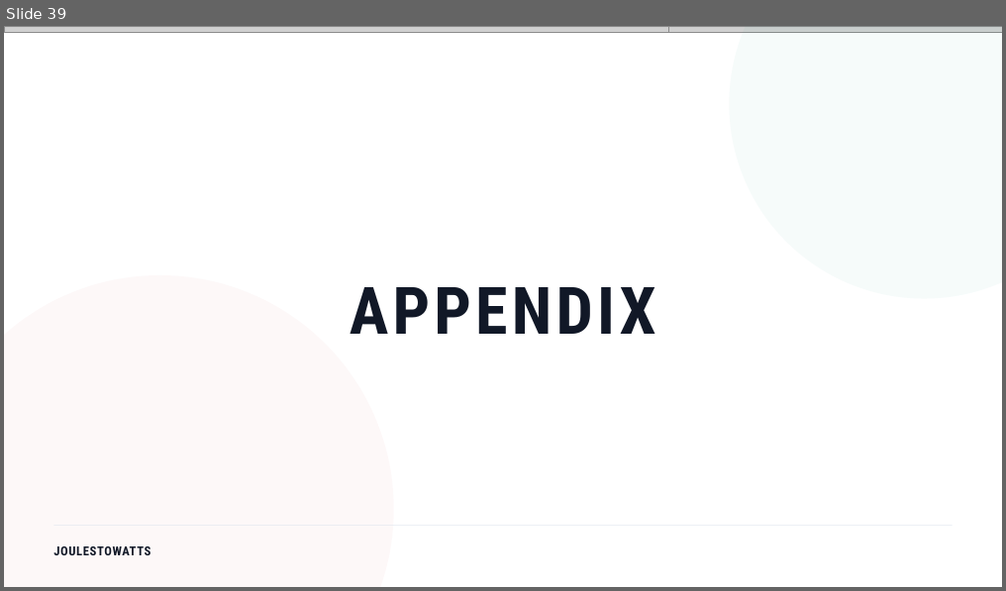
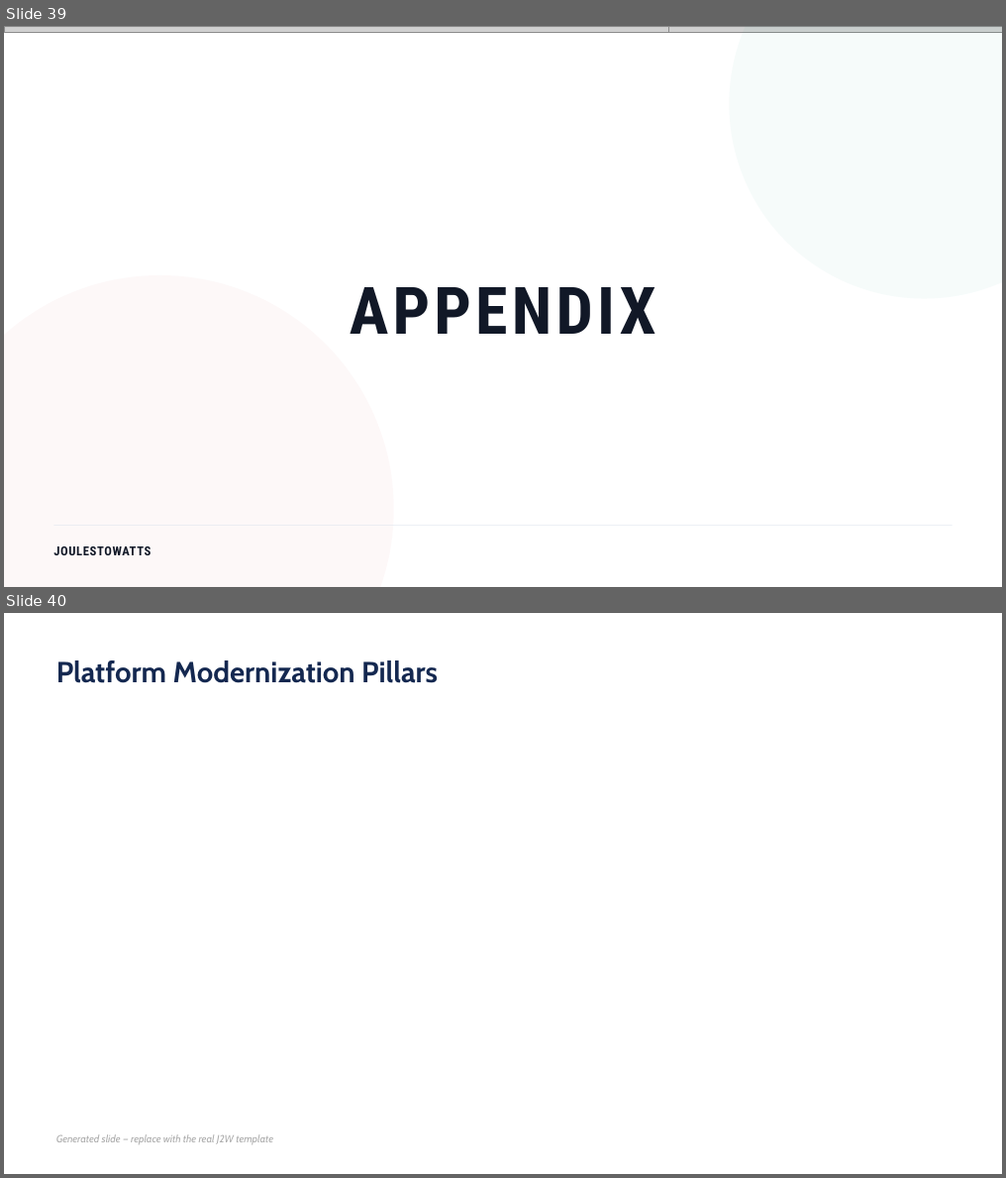
Before and after one commit to athu07/Deck-Engine, a slide deck: data/decks/WORKING_COPY_Master_Deck.pptx. Shown one above the other, each under a label of ours: slide 39 before the commit, slides 39 and 40 after it. The pictures are 1006x591 and 1006x1178 pixels, drawn with LibreOffice and Linux fonts; fonts in the diff are those of the drawing; grey boxes stand for pictures; background and template pictures are left out. Boxes give left, top, right and bottom in pixels: in the first picture for what was removed or moved away, otherwise in the second. Text is boxed around its words. In the diff, an @@ line names an element or a change of style, - is before the commit and + after.

```diff
--- a/data/decks/WORKING_COPY_Master_Deck.pptx
+++ b/data/decks/WORKING_COPY_Master_Deck.pptx
@@ slide 40 added at (x1=4, y1=613, x2=1002, y2=1174), background #FFFFFF @@
@@ text added at (x1=56, y1=661, x2=438, y2=683), 28 pt, text #142850, bold @@
+Platform Modernization Pillars
@@ text added at (x1=56, y1=1135, x2=273, y2=1145), 10 pt, text #AAAAAA, italic @@
+Generated slide — replace with the real J2W template
```
Also in this commit, not shown: 39 other files.
